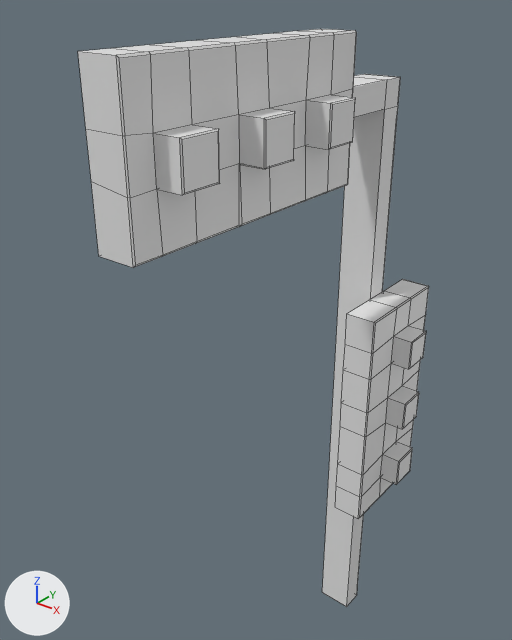
Two versions of the FBX model Assets/models/MDL_Stoplicht_rechts.fbx, one commit apart.
Before and after are seen from a camera (50 mm lens) standing at (1.844, -3.194, 3.913) and looking at (-0.145, -0.707, 2.371). Lighting does not change. The marker at lower left points along +X, +Y and +Z. Mesh edges are drawn as thin lines.

The first picture shows 'Stoplicht_rechts'.
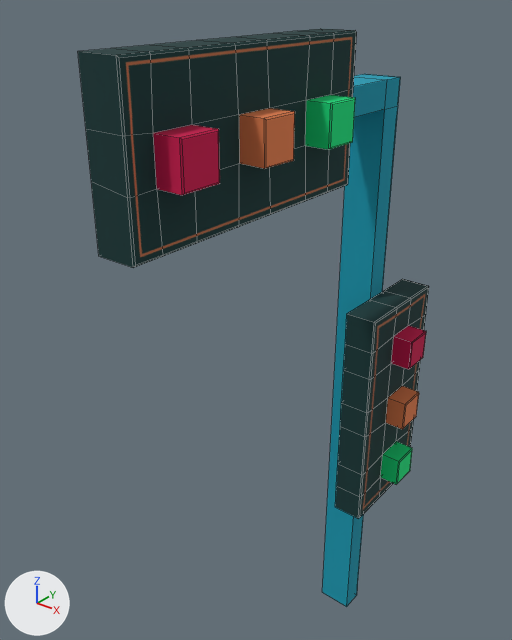
Location of each change, (x1, y1, x2, y2) in pixels of the pictures (512 x 640 px):
part 1 of me_mdl_prop_stoplichten_01_012, cut back
    both: (196, 159, 294, 243)
part 2 of me_mdl_prop_stoplichten_01_012, recoloured (grey to cyan)
    both: (322, 74, 401, 607)
part 3 of me_mdl_prop_stoplichten_01_012, recoloured (grey to cyan)
    both: (78, 29, 429, 518)

What changed in the scene script:
```text
Add img_tex_traffic_light_png:
    img_tex_traffic_light_png = load_image('TEX_traffic_light.png', '../Textures/TEX_traffic_light.png', 1024, 1024, 'sRGB')
Add mat_tex_stoplicht:
    mat_tex_stoplicht = principled_material('tex_stoplicht')
    mat_tex_stoplicht.texture = img_tex_traffic_light_png
    mat_tex_stoplicht.roughness = 0.9
Change me_mdl_prop_stoplichten_01_012:
    used by ob_stoplicht_rechts; location = (0.0, 0.0, 0.0)
    remove me_mdl_prop_stoplichten_01_012.from_pydata(...)  # 257 vertices, 256 faces; spans x -0.07..0.41, y -1.85..0.32, z 0.03..3.72
    add me_mdl_prop_stoplichten_01_012.from_pydata(...)  # 254 vertices, 252 faces; spans x -0.07..0.41, y -1.85..0.32, z 0.03..3.72
    me_mdl_prop_stoplichten_01_012 part 1
    3 vertices are removed from x 0.3..0.4, y -1.34, z 3.12..3.33
    8 faces are deleted
    1 vertex moves from x 0.29, y -1.34, z 3.11 to x 0.29, y -1.35, z 3.11
    4 new faces join them
    me_mdl_prop_stoplichten_01_012 part 2: 23 faces spanning x -0.07..0.13, y -1.61..0.08, z 0.03..3.47 switch from mat_palette (white #e7e7e7) to mat_tex_stoplicht (picture img_tex_traffic_light_png)
    me_mdl_prop_stoplichten_01_012 part 3: 225 faces spanning x 0.13..0.41, y -1.85..0.32, z 1.06..3.72 switch from mat_palette_001 (white #e7e7e7) to mat_tex_stoplicht (picture img_tex_traffic_light_png)
```
